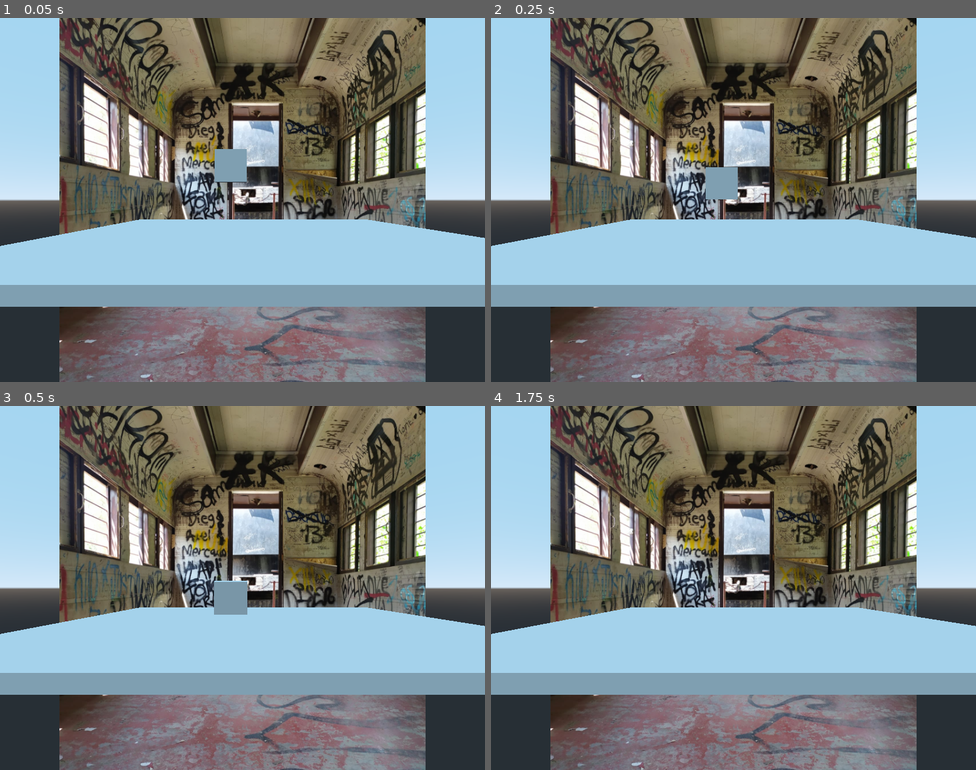
Above: before the commit, frames 1-4 (two rows, left to right).
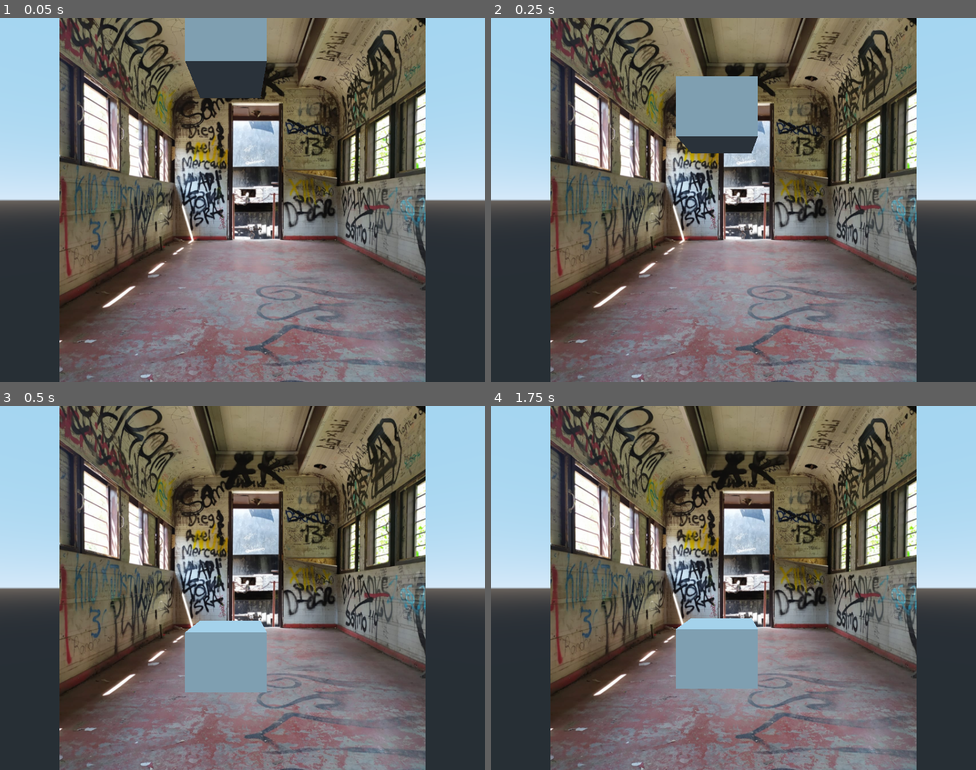
Above: after the commit, the same moments.

Repository: DavidUzielGH/Catto
Game: Godot game, scene res://Test.tscn
Same seed, same stepped clock (60 frames per second), same inputs: the game is played once before the commit and once after it.
Inputs:
- Up to frame 1 (0.05 s): no input
- Up to frame 2 (0.25 s): no input
- Up to frame 3 (0.5 s): no input
- Up to frame 4 (1.75 s): tap Enter at 1.25 s

The runs differ from the first frame. In frame 1, 26% of the frame differs, in the area x 0-100%, y 0-80%; in frame 2, 26%; in frame 3, 21%; in frame 4, 21%.

Commit message:
Test de escenario funcional

Diff:
--- a/Game/Test.tscn
+++ b/Game/Test.tscn
@@ -15,19 +15,21 @@
 transform = Transform( 1, 0, 0, 0, 1, 0, 0, 0, 1, 0, 0, -8.8 )
 texture = ExtResource( 1 )
 
+[node name="StaticBody" type="StaticBody" parent="."]
+transform = Transform( 1.2, 0, 0, 0, 1, 0, 0, 0, 1, 0.1, -0.35, -1.3 )
+
+[node name="CollisionShape" type="CollisionShape" parent="StaticBody"]
+transform = Transform( 0.519862, 0, 0, 0, 0.0235817, 0, 0, 0, 0.770579, 0, 0, 0 )
+shape = SubResource( 2 )
+
+[node name="CSGBox" type="CSGBox" parent="StaticBody/CollisionShape"]
+visible = false
+
 [node name="RigidBody" type="RigidBody" parent="."]
+transform = Transform( 0.31684, 0, 0, 0, 1, 0, 0, 0, 0.291392, -0.0535394, 0.55006, -0.964317 )
 
 [node name="CollisionShape" type="CollisionShape" parent="RigidBody"]
-transform = Transform( 0.221755, 0, 0, 0, 0.221755, 0, 0, 0, 0.0820307, -0.160372, 0.476464, -3.53684 )
-shape = SubResource( 2 )
+transform = Transform( 0.41904, 0, 0, 0, 0.0968198, 0, 0, 0, 0.506682, 0, 0, 0 )
+shape = SubResource( 1 )
 
 [node name="CSGBox" type="CSGBox" parent="RigidBody/CollisionShape"]
-
-[node name="StaticBody" type="StaticBody" parent="."]
-
-[node name="CollisionShape" type="CollisionShape" parent="StaticBody"]
-transform = Transform( 2.1, 0, 0, 0, 0.0462635, 0, 0, 0, 1.83494, 0.19927, -0.406727, -2.905 )
-shape = SubResource( 1 )
-
-[node name="CSGBox2" type="CSGBox" parent="StaticBody/CollisionShape"]
-transform = Transform( 1, 0, 0, 0, 1, 0, 0, 0, 1, 0, 0, 0 )
